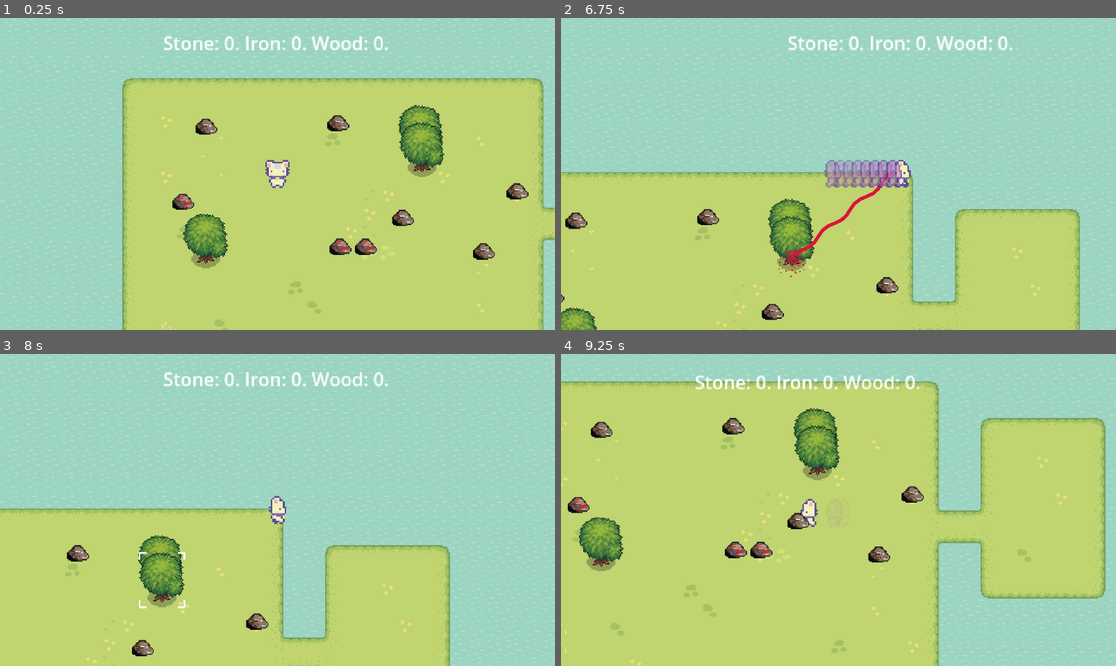
Above: before the commit, frames 1-4 (two rows, left to right).
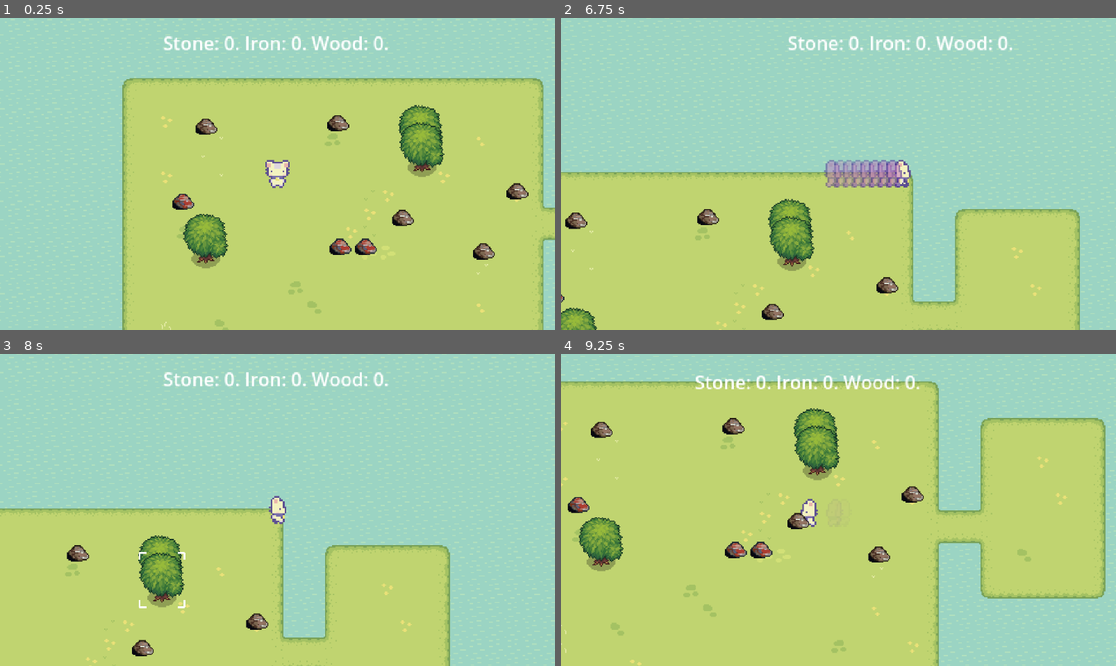
Above: after the commit, the same moments.

Repository: tirendus/obris-core
Game: Godot game, scene res://scenes/game.tscn
The game is run twice, just before and just after one commit, with the same random seed, the same clock (stepped at 60 frames per second) and the same inputs.
Inputs (mouse positions are in pixels of both pictures, inside the frame that each line leads up to):
- Up to frame 1 (0.25 s): no input
- Up to frame 2 (6.75 s): move the mouse to (966, 217) at 0.52 s; hold Right mouse button (attack) 0.53-1.28 s; hold W (move_up) 0.53-2.03 s; move the mouse to (766, 211) at 1.27 s; right-click (766, 211) at 1.35 s; move the mouse to (1077, 289) at 2.02 s; hold Right mouse button (attack) 2.03-2.78 s; hold A (move_left) 2.03-3.53 s; tap Space (dash) at 2.1, 4.35, 6.6 s; move the mouse to (1032, 220) at 2.77 s; right-click (1032, 220) at 2.85 s; move the mouse to (894, 298) at 3.52 s; hold S (move_down) 3.53-4.28 s; hold Right mouse button (attack) 3.53-4.28 s; move the mouse to (1049, 252) at 4.27 s; hold D (move_right) 4.28-5.03 s; right-click (1049, 252) at 4.55 s; move the mouse to (1038, 217) at 5.02 s; hold W (move_up) 5.03-5.78 s; hold Right mouse button (attack) 5.03-5.78 s; move the mouse to (882, 305) at 5.77 s; hold D (move_right) from 5.78 s (still down); right-click (882, 305) at 5.85 s; move the mouse to (844, 239) at 6.52 s; hold Right mouse button (attack) from 6.53 s (still down)
- Up to frame 3 (8 s): keep holding D (move_right); move the mouse to (166, 559) at 7.27 s; release Right mouse button (attack) at 7.28 s; right-click (166, 559) at 7.35 s
- Up to frame 4 (9.25 s): move the mouse to (672, 463) at 8.02 s; release D (move_right) at 8.03 s; hold S (move_down) 8.03-8.78 s; hold Right mouse button (attack) 8.03-8.78 s; move the mouse to (866, 510) at 8.77 s; hold A (move_left) from 8.78 s (still down); tap Space (dash) at 8.85 s; right-click (866, 510) at 9.05 s

The runs differ from the first frame. In frame 2, 0.4% of the frame differs, in the area x 39-60%, y 48-84%; in frame 3, less than 0.1%; in frame 4, less than 0.1%.

Commit message:
more targeting fixes

Diff:
--- a/scenes/player/player.tscn
+++ b/scenes/player/player.tscn
@@ -184,5 +184,3 @@
 [node name="CollisionShape2D" type="CollisionShape2D" parent="AttackRange"]
 scale = Vector2(6, 6)
 shape = SubResource("CircleShape2D_qhqgy")
-
-[connection signal="ready" from="." to="." method="_on_ready"]
--- a/scripts/player.gd
+++ b/scripts/player.gd
@@ -33,10 +33,13 @@
 	).normalized()
 	velocity = input_vector * SPEED
 
-	if mining_laser and harvesting_resource:
+	if mining_laser and harvesting_resource and _is_in_attack_range(harvesting_resource):
 		var start_pos = global_position
 		var end_pos = harvesting_resource.get_node("CollisionShape2D").global_position
 		mining_laser.setup(start_pos, end_pos)
+	elif mining_laser:
+		mining_laser.queue_free()
+		mining_laser = null
 
 	# Dash
 	if dash_cooldown_timer > 0:
@@ -95,29 +98,31 @@
 	afterimage.scale = animation.scale
 	get_tree().current_scene.add_child(afterimage)
 
-func _on_ready() -> void:
+func _ready() -> void:
 	Globals.player = self
+
+func _is_in_attack_range(body_to_check: Node2D):
+	var overlapping = attack_range.get_overlapping_bodies()
+	return harvesting_resource in overlapping
 
 func perform_attack():
 	var did_hit_something := false
 
-	if harvesting_resource != null:
-		var overlapping = attack_range.get_overlapping_bodies()
-		if harvesting_resource in overlapping:
-			harvesting_resource.damageable.apply_damage(damage)
-			did_hit_something = true
-			if mining_laser == null:
-				mining_laser = LaserBeam.instantiate()
-				get_tree().current_scene.add_child(mining_laser)
+	if harvesting_resource != null and _is_in_attack_range(harvesting_resource):
+		harvesting_resource.damageable.apply_damage(damage)
+		did_hit_something = true
+		if mining_laser == null:
+			mining_laser = LaserBeam.instantiate()
+			get_tree().current_scene.add_child(mining_laser)
 
-			var start_pos = global_position
-			var end_pos = harvesting_resource.get_node("CollisionShape2D").global_position
-			mining_laser.setup(start_pos, end_pos)
-		else:
-			print("Target is out of range.")
-			if mining_laser != null:
-				mining_laser.queue_free()
-				mining_laser = null
+		var start_pos = global_position
+		var end_pos = harvesting_resource.get_node("CollisionShape2D").global_position
+		mining_laser.setup(start_pos, end_pos)
+	else:
+		print("Target is out of range.")
+		if mining_laser != null:
+			mining_laser.queue_free()
+			mining_laser = null
 
 	# TODO: Fizzle animation and always cooldown
 	if did_hit_something:
